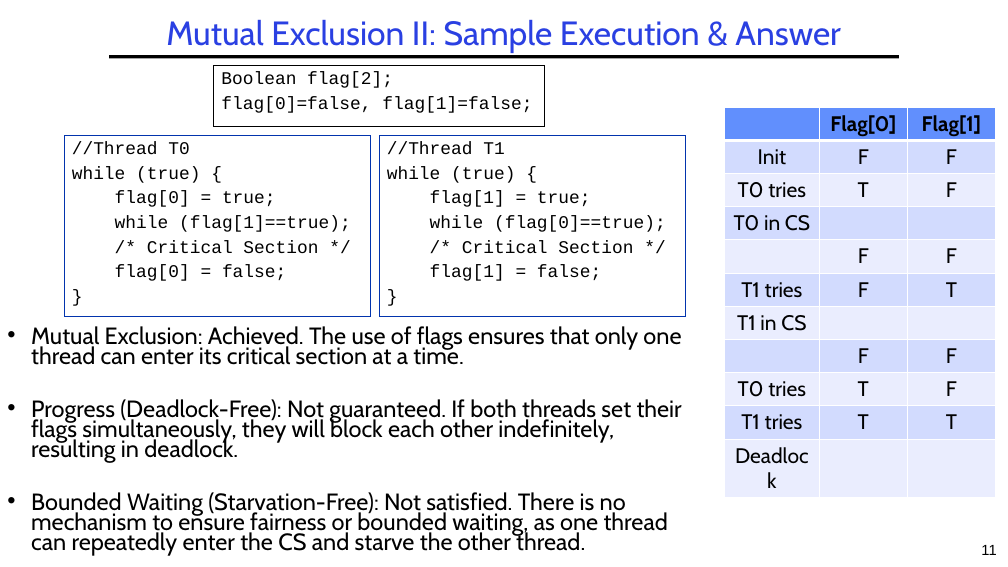
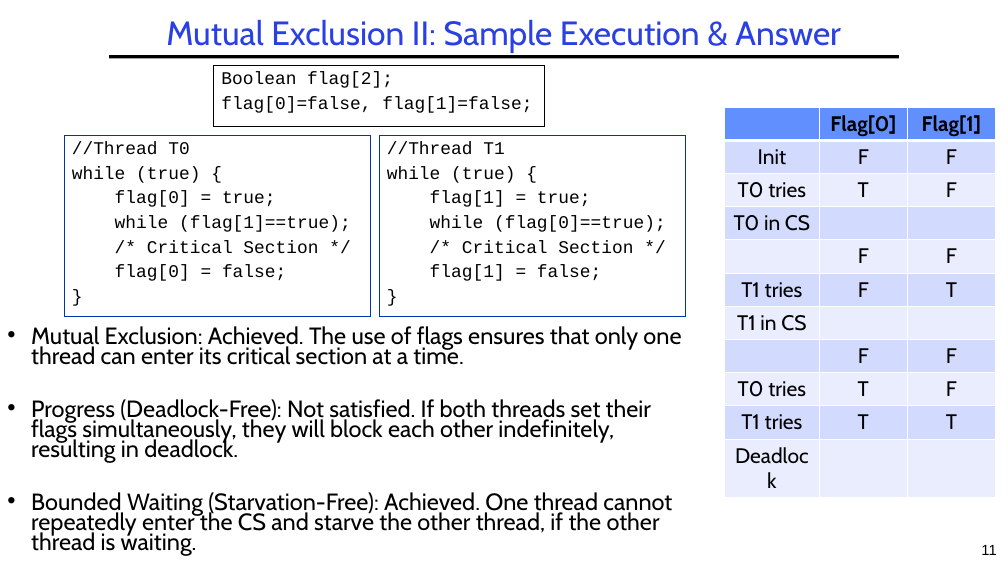
Before and after one commit to guhofstra/CSC256Fa25, a slide deck: slide 11 of PPTs/L3-Exercises ANS.pptx. Drawn at 1008x567 pixels with LibreOffice and Linux fonts; fonts in the diff are those of the drawing. Boxes give left, top, right and bottom in pixels: in the first picture for what was removed or moved away, otherwise in the second. Text is boxed around its words. In the diff, an @@ line names an element or a change of style, - is before the commit and + after.

```diff
--- a/PPTs/L3-Exercises ANS.pptx
+++ b/PPTs/L3-Exercises ANS.pptx
@@ text at [31, 399, 672, 556]: text changed @@
-• Progress (Deadlock-Free): Not guaranteed. If both threads set their flags simultaneously, they will block each other indefinitely, resulting in deadlock.
-• Bounded Waiting (Starvation-Free): Not satisfied. There is no mechanism to ensure fairness or bounded waiting, as one thread can repeatedly enter the CS and starve the other thread.
+• Progress (Deadlock-Free): Not satisfied. If both threads set their flags simultaneously, they will block each other indefinitely, resulting in deadlock.
+• Bounded Waiting (Starvation-Free): Achieved. One thread cannot repeatedly enter the CS and starve the other thread, if the other thread is waiting.
```
Also in this commit, not shown: 6 other slides changed, 4 other files.
